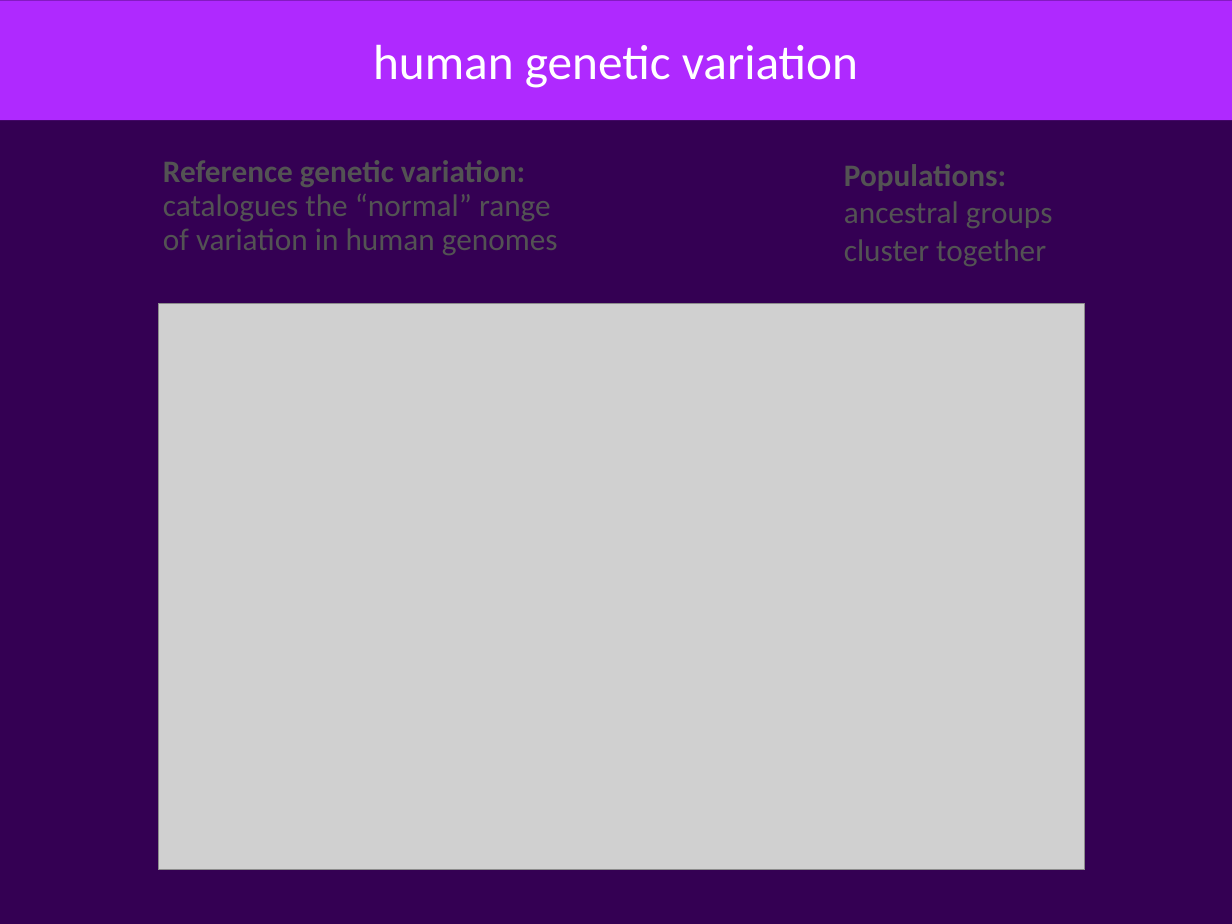
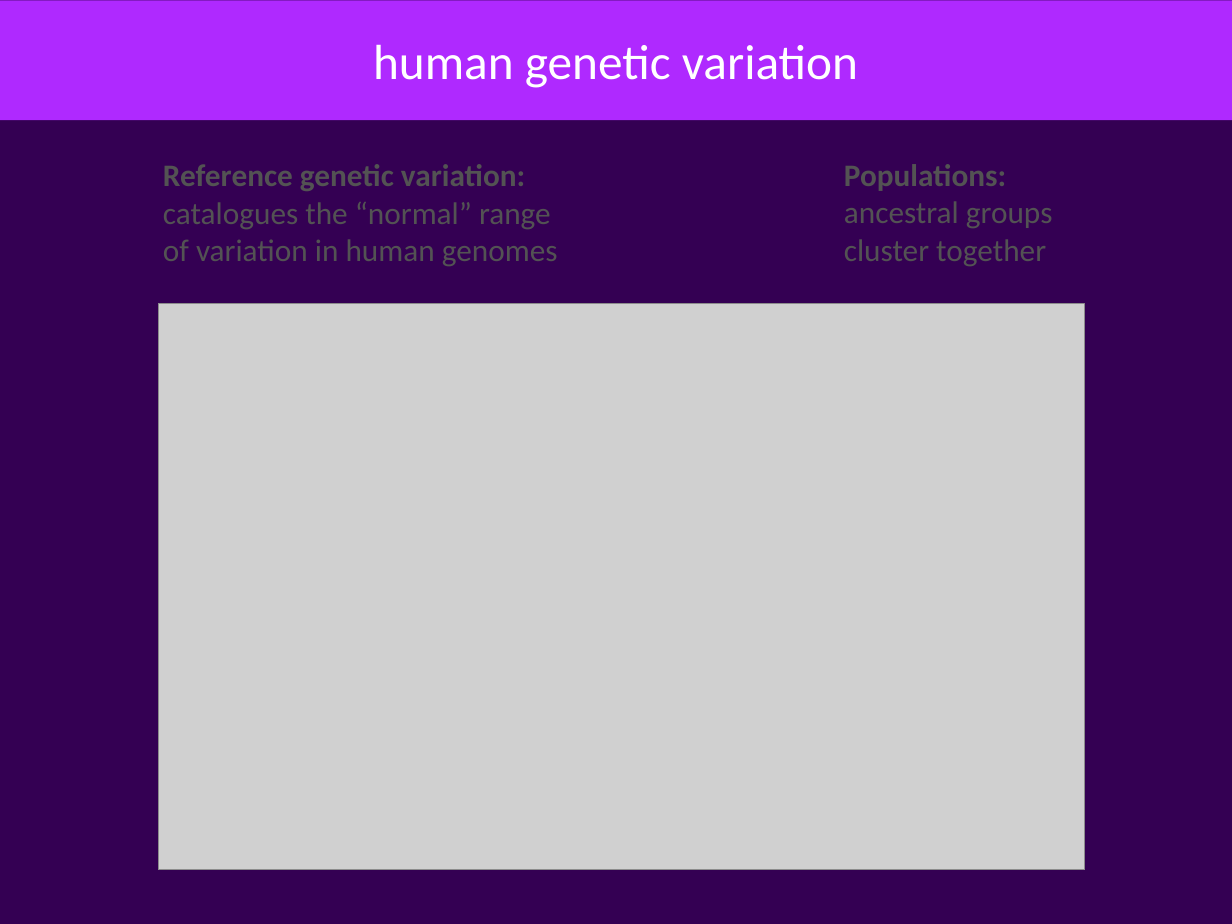
Before and after one commit to CBB752Spring2017/final-project-1-1-team-1-1, a slide deck: slide 4 of presentation_1-1.pptx. Drawn at 1232x924 pixels with LibreOffice and Linux fonts; fonts in the diff are those of the drawing; grey boxes stand for pictures; background and template pictures are left out. Boxes give left, top, right and bottom in pixels: in the first picture for what was removed or moved away, otherwise in the second. Text is boxed around its words. In the diff, an @@ line names an element or a change of style, - is before the commit and + after.

```diff
--- a/presentation_1-1.pptx
+++ b/presentation_1-1.pptx
@@ text "Reference genetic variation: catalogues the ..." at <box>163,164,558,266</box>: line spacing 0.9 to 1 @@
```
Also in this commit, not shown: 2 other slides changed.
